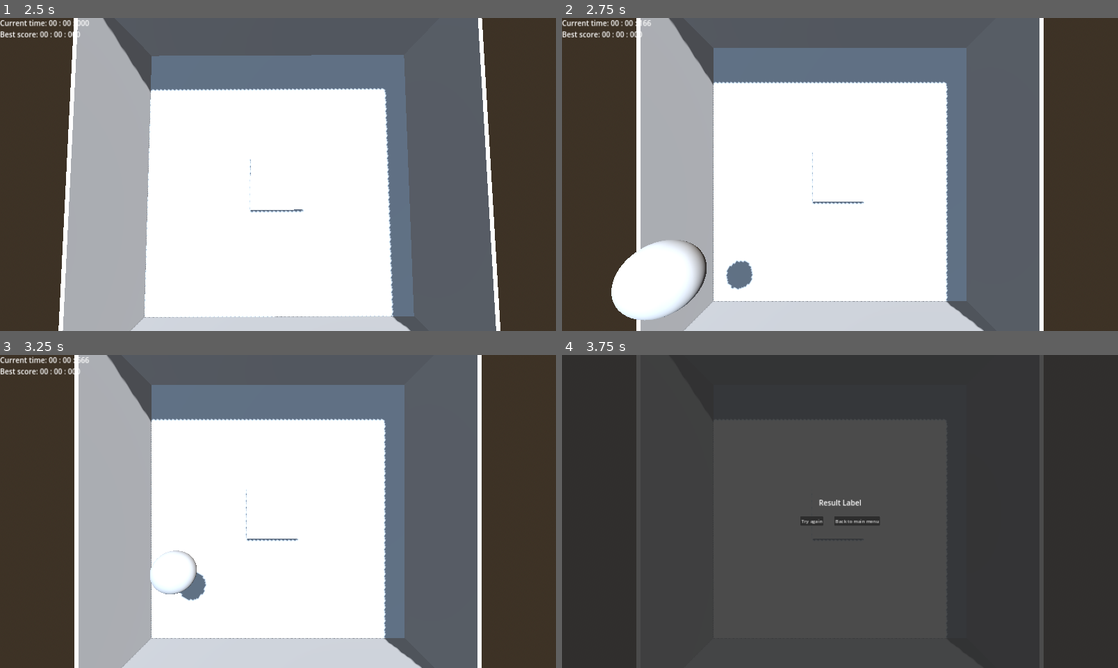
Above: before the commit, frames 1-4 (two rows, left to right).
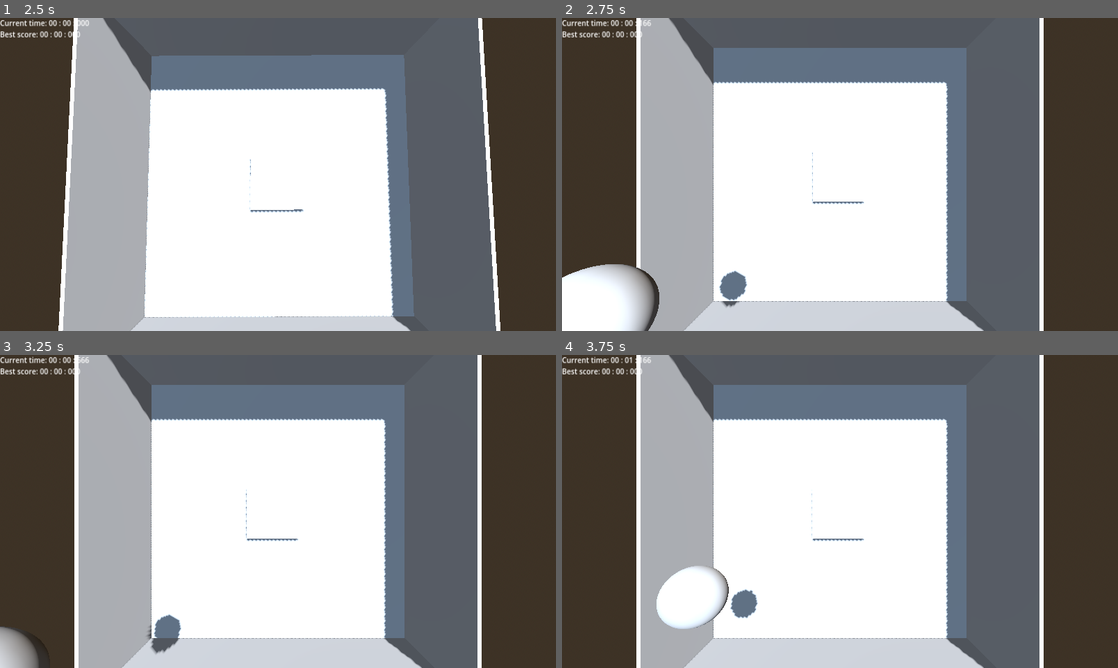
Above: after the commit, the same moments.

Repository: warriormaster12/Fsj2025
Game: Godot game, scene res://levels/actual_level.tscn
Two runs of this game, one before a commit and one after it. Both use one fixed random seed, a clock stepped at 60 frames per second and the inputs below. This scene is started directly instead of the project's main scene.
Inputs:
- Up to frame 1 (2.5 s): click "Start game" at 0.5 s; tap Space (dash) at 1.35 s; tap S (move_d) at 2.1 s
- Up to frame 2 (2.75 s): no input
- Up to frame 3 (3.25 s): tap A (move_l) at 2.85 s
- Up to frame 4 (3.75 s): tap D (move_r) at 3.6 s

Frame 1 is identical in both runs. In frame 2, 5.5% of the frame differs, in the area x 0-35%, y 70-100%; in frame 3, 1.7%; in frame 4, 74%, in the area x 0-87%, y 0-100%.

Commit message:
Fix bubble player detection

Diff:
--- a/scripts/bubble.gd
+++ b/scripts/bubble.gd
@@ -7,6 +7,8 @@
 
 var player: CharacterBody3D = null
 
+func _ready() -> void:
+	velocity.y = 5.0
 
 func _process(_delta: float) -> void:
 	if !player:
